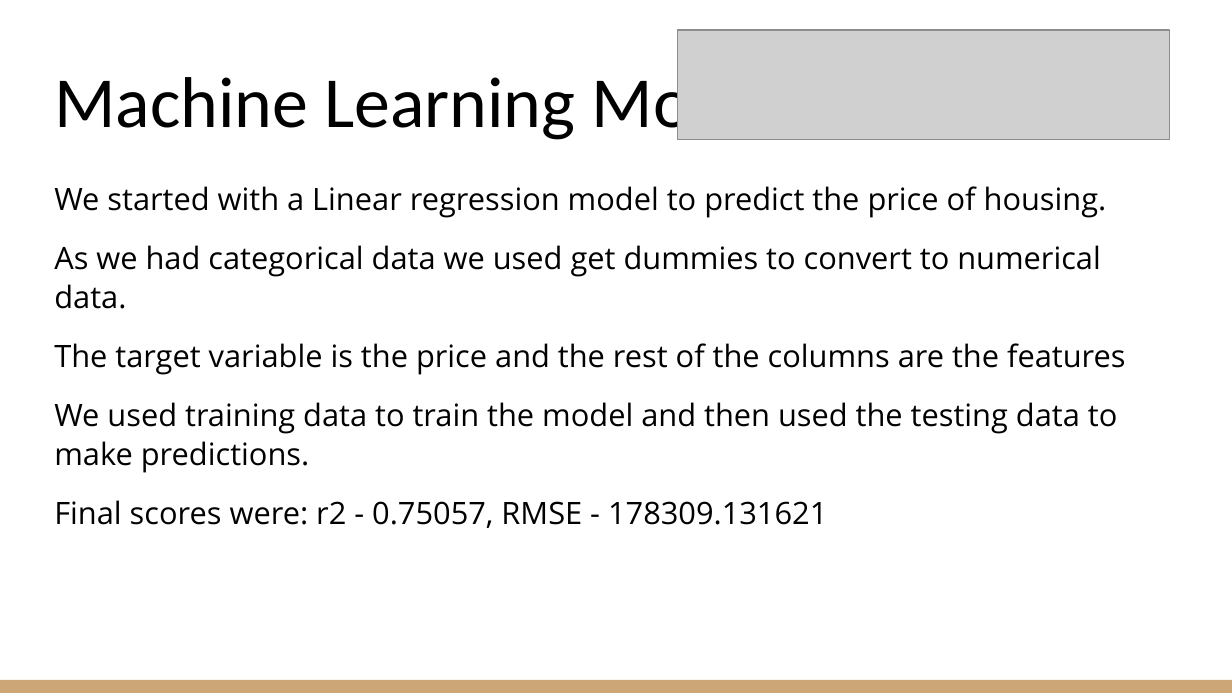
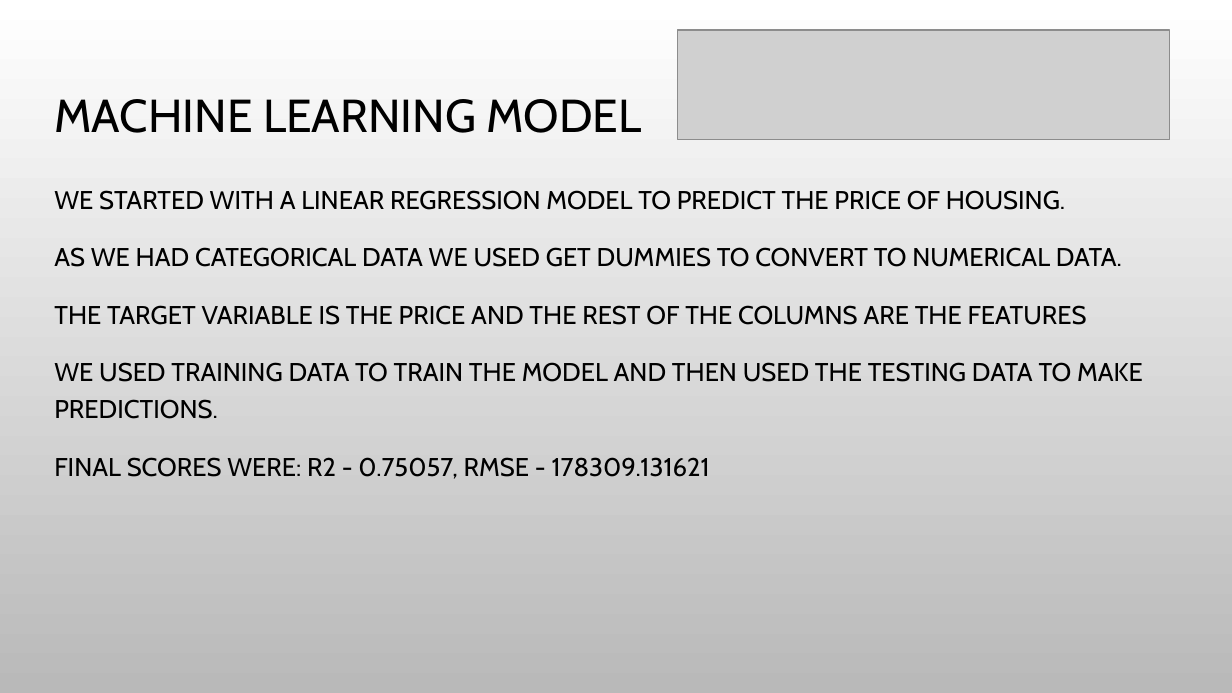
Before and after one commit to bradsmart1998/Project_4_Real_Estate_Regression, a slide deck: slide 10 of Project 4 - Perth House Prices.pptx. Drawn at 1232x693 pixels with LibreOffice and Linux fonts; fonts in the diff are those of the drawing; grey boxes stand for pictures; background and template pictures are left out. Boxes give left, top, right and bottom in pixels: in the first picture for what was removed or moved away, otherwise in the second. Text is boxed around its words. In the diff, an @@ line names an element or a change of style, - is before the commit and + after.

```diff
--- a/Project 4 - Perth House Prices.pptx
+++ b/Project 4 - Perth House Prices.pptx
@@ background #FFFFFF to picture (left out) @@
@@ title at (54,99,641,133): text changed; size 42 to 27 pt; font Calibri to Cabin @@
-Machine Learning Model
+MACHINE LEARNING MODEL
@@ text at (54,190,1143,479): text changed; size 18 to 15 pt; font Open Sans to Cabin @@
-We started with a Linear regression model to predict the price of housing.
-As we had categorical data we used get dummies to convert to numerical data.
-The target variable is the price and the rest of the columns are the features
-We used training data to train the model and then used the testing data to make predictions.
-Final scores were: r2 - 0.75057, RMSE - 178309.131621
+WE STARTED WITH A LINEAR REGRESSION MODEL TO PREDICT THE PRICE OF HOUSING.
+AS WE HAD CATEGORICAL DATA WE USED GET DUMMIES TO CONVERT TO NUMERICAL DATA.
+THE TARGET VARIABLE IS THE PRICE AND THE REST OF THE COLUMNS ARE THE FEATURES
+WE USED TRAINING DATA TO TRAIN THE MODEL AND THEN USED THE TESTING DATA TO MAKE PREDICTIONS.
+FINAL SCORES WERE: R2 - 0.75057, RMSE - 178309.131621
@@ rectangle removed at (0,680,1232,693) @@
```
Also in this commit, not shown: 12 other slides changed.
